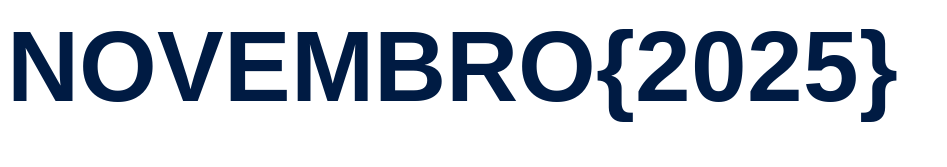
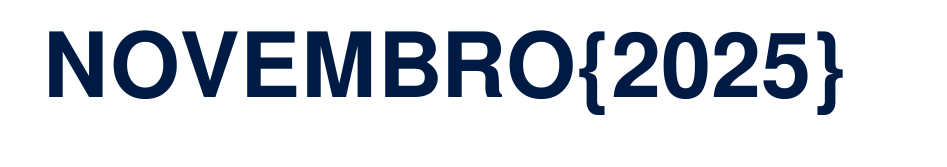
Before/after of a 947px x 167px layered artwork. What changed in the layer stack:
painted on "NOVEMBRO{2025}" over [13, 29, 897, 122]
